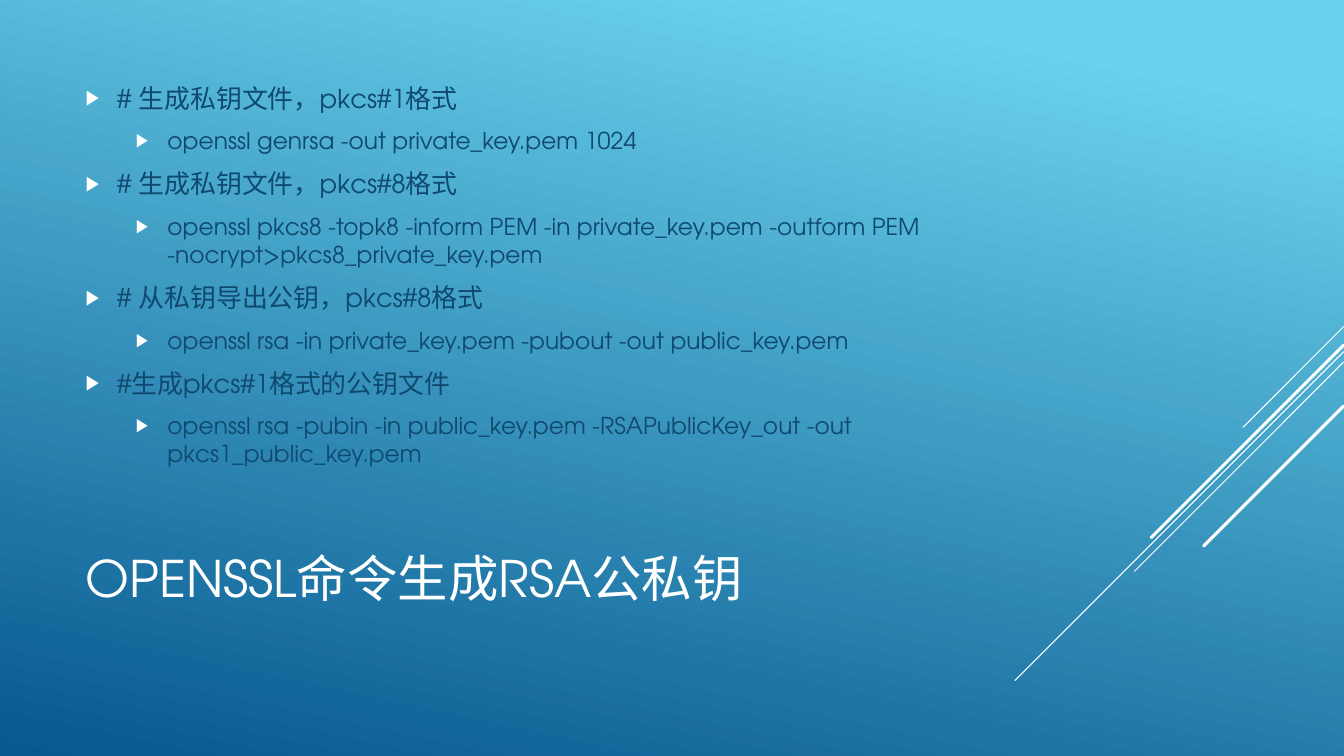
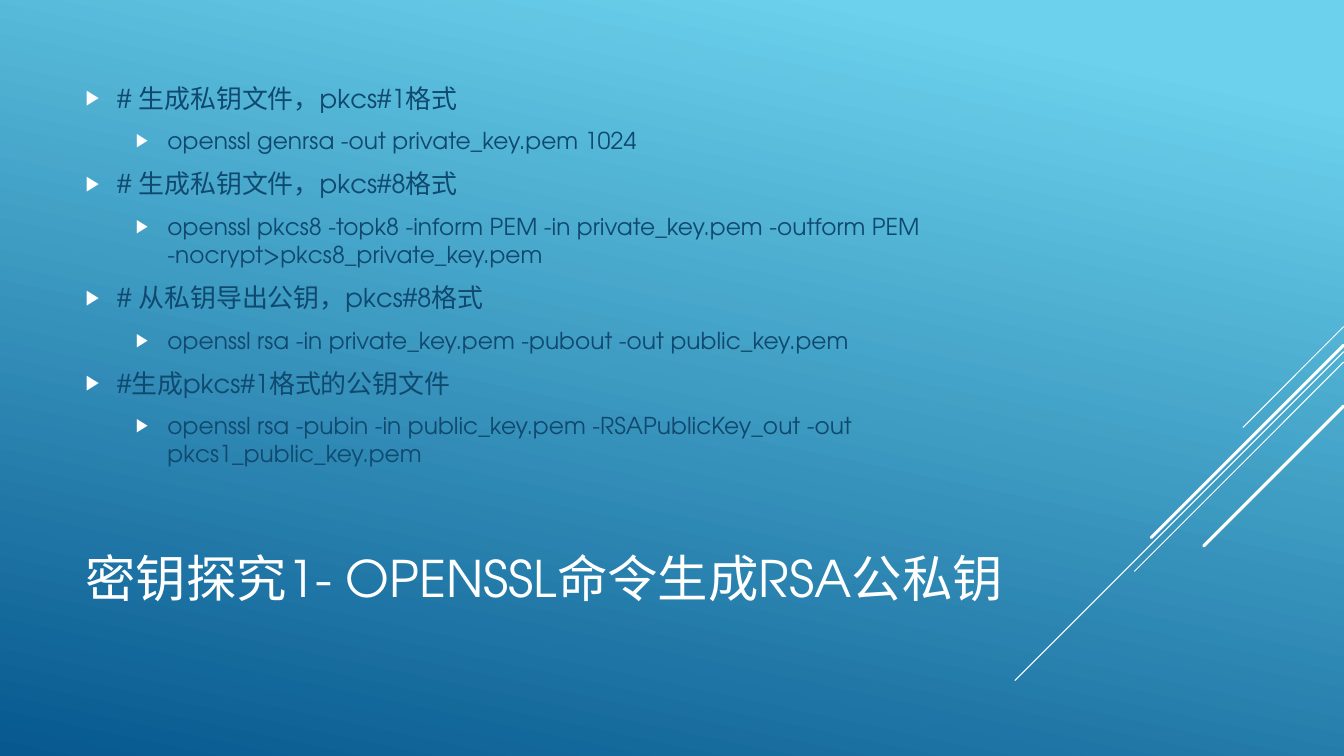
Before and after one commit to lmq1117/l56xx, a slide deck: slide 9 of document/limq.pptx (slide 12 before the commit). Drawn at 1344x756 pixels with LibreOffice and Linux fonts; fonts in the diff are those of the drawing. Boxes give left, top, right and bottom in pixels: in the first picture for what was removed or moved away, otherwise in the second. Text is boxed around its words. In the diff, an @@ line names an element or a change of style, - is before the commit and + after.

```diff
--- a/document/limq.pptx
+++ b/document/limq.pptx
@@ title at (x1=86, y1=554, x2=1003, y2=601): text changed @@
-OPENSSL命令生成RSA公私钥
+密钥探究1- OPENSSL命令生成RSA公私钥
```
Also in this commit, not shown: 2 other slides changed, 6 slides added, 5 slides removed.
